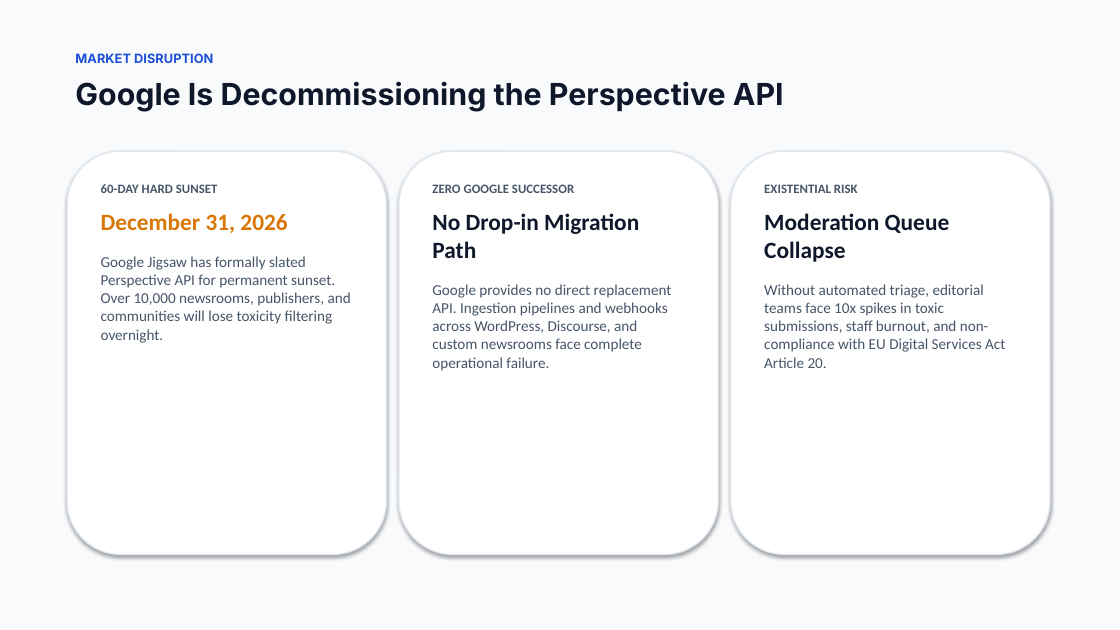
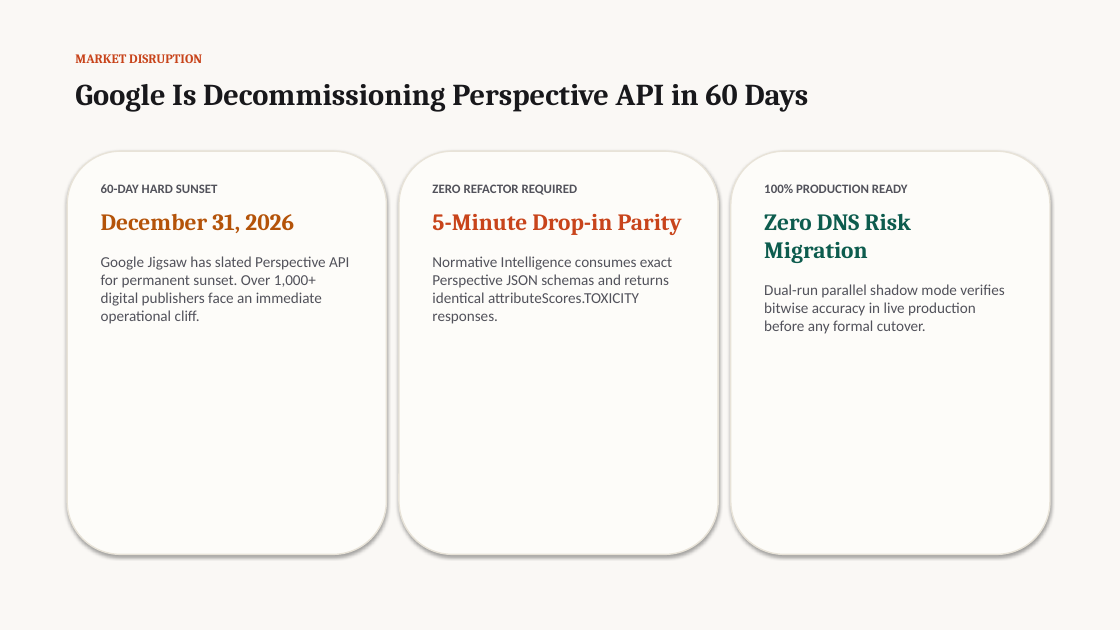
Before and after one commit to bhaskarpandey2708/beyond-likes, a slide deck: slide 2 of brand/Normative_Intelligence_Pitch_Deck.pptx. Drawn at 1120x630 pixels with LibreOffice and Linux fonts; fonts in the diff are those of the drawing. Boxes give left, top, right and bottom in pixels: in the first picture for what was removed or moved away, otherwise in the second. Text is boxed around its words. In the diff, an @@ line names an element or a change of style, - is before the commit and + after.

Commit message:
Refactor Pitch Deck and Docs Studio to Warm Terracotta and Linen Editorial design system

```diff
--- a/brand/Normative_Intelligence_Pitch_Deck.pptx
+++ b/brand/Normative_Intelligence_Pitch_Deck.pptx
@@ rectangle at [0,0,1120,630]: fill #F8FAFC to #FAF8F5 @@
@@ text "MARKET DISRUPTION" at [75,54,202,63]: font Inter to Cambria, text colour #1D4ED8 to #C8441B @@
@@ text at [75,84,809,112]: text changed; font Inter to Cambria; text colour #0F172A to #18181B @@
-Google Is Decommissioning the Perspective API
+Google Is Decommissioning Perspective API in 60 Days
@@ fill #FFFFFF to #FDFCF9; outline #E2E8F0 1.2 pt to #E8E3D8 1.2 pt in 3 elements at [67,151,386,555], [399,151,718,555], [731,151,1050,555] @@
@@ text at [101,184,294,233]: text colour #475569 to #52525B in "60-DAY HARD SUNSET"; font Calibri to Cambria, text colour #D97706 to #B45309 in "December 31, 2026" @@
@@ text at [432,184,682,324]: text changed; text colour #475569 to #52525B @@
-ZERO GOOGLE SUCCESSOR
-No Drop-in Migration Path
-Google provides no direct replacement API. Ingestion pipelines and webhooks across WordPress, Discourse, and custom newsrooms face complete operational failure.
+ZERO REFACTOR REQUIRED
+5-Minute Drop-in Parity
+Normative Intelligence consumes exact Perspective JSON schemas and returns identical attributeScores.TOXICITY responses.
@@ text at [764,184,1004,334]: text changed; text colour #475569 to #52525B @@
-EXISTENTIAL RISK
-Moderation Queue Collapse
-Without automated triage, editorial teams face 10x spikes in toxic submissions, staff burnout, and non-compliance with EU Digital Services Act Article 20.
+100% PRODUCTION READY
+Zero DNS Risk Migration
+Dual-run parallel shadow mode verifies bitwise accuracy in live production before any formal cutover.
@@ text at [101,256,349,324]: text changed; text colour #475569 to #52525B @@
-Google Jigsaw has formally slated Perspective API for permanent sunset. Over 10,000 newsrooms, publishers, and communities will lose toxicity filtering overnight.
+Google Jigsaw has slated Perspective API for permanent sunset. Over 1,000+ digital publishers face an immediate operational cliff.
```
Also in this commit, not shown: 11 other slides changed, 5 other files.
